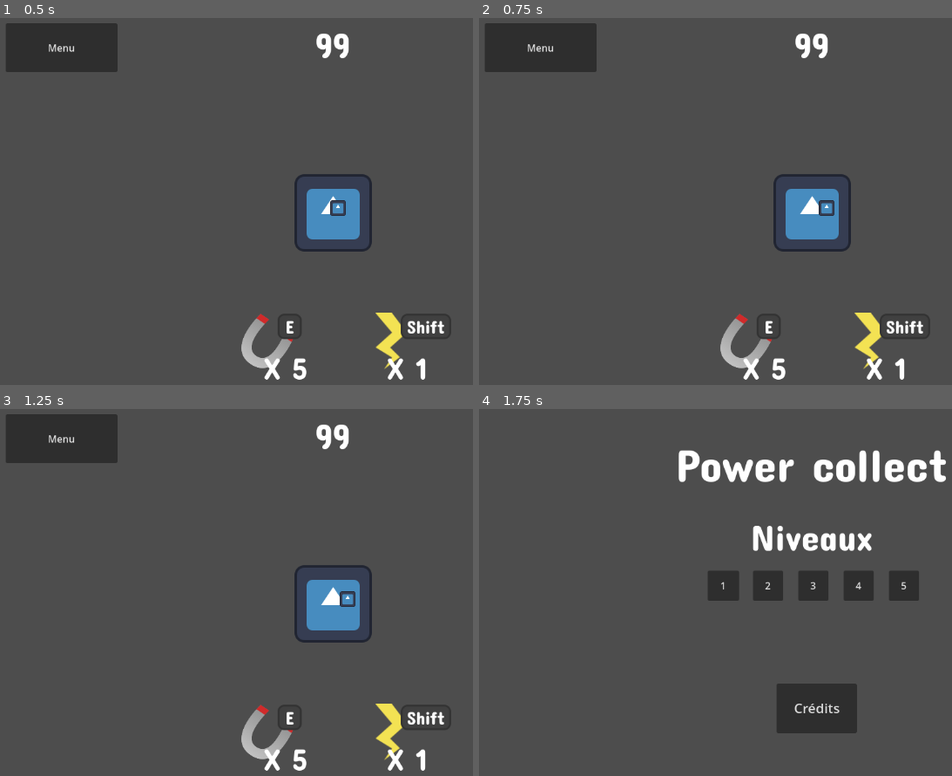
Above: before the commit, frames 1-4 (two rows, left to right).
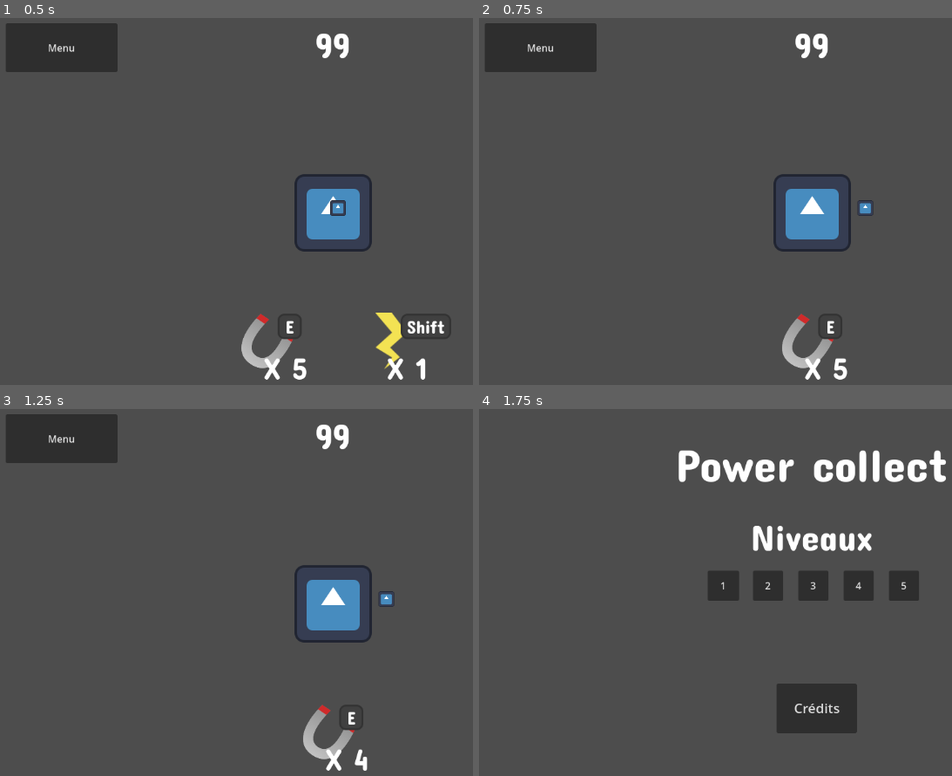
Above: after the commit, the same moments.

Repository: Sergueille/Collector
Game: Godot game, scene res://puzzle/tiles/test_puzzle.tscn
Same seed, same stepped clock (60 frames per second), same inputs: the game is played once before the commit and once after it. This scene is started directly instead of the project's main scene. The engine's default icon, where the game draws it, is replaced by a stand-in: a white triangle on a blue panel in a dark square.
Inputs:
- Up to frame 1 (0.5 s): no input
- Up to frame 2 (0.75 s): tap Enter at 0.5 s; hold D (right) from 0.53 s (still down); hold Shift (dash) from 0.53 s (still down)
- Up to frame 3 (1.25 s): keep holding D (right); keep holding Shift (dash); tap E (magnet) at 0.8 s
- Up to frame 4 (1.75 s): release D (right) at 1.25 s; release Shift (dash) at 1.25 s; click "Menu" at 1.25 s

Frame 1 is identical in both runs. In frame 2, 2.8% of the frame differs, in the area x 51-96%, y 49-99%; in frame 3, 2.8%; in frame 4, nothing differs.

Commit message:
Refactor dash utilization in player.gd
Just moved some code to a use_power_up function to avoid duplication

Diff:
--- a/player/player.gd
+++ b/player/player.gd
@@ -59,6 +59,8 @@
 		return
 	for power_up in get_children().filter(func(x): return x is PowerUp):
 		if power_up.type == type:
+			if type == Globals.PowerUp.DASH:
+				power_up.dash_direction = movement_direction
 			power_up.activate()
 	power_ups[type] -= 1
 	sender.send_power_up_used(type)
@@ -71,30 +73,20 @@
 func _input(event: InputEvent) -> void:
 	if moving:
 		return
-	var dash_direction := Vector2i.ZERO
-
 	if event.is_action_pressed("up"):
-		dash_direction = Vector2i(0, -1)
+		movement_direction = Vector2i(0, -1)
 	if event.is_action_pressed("right"):
-		dash_direction = Vector2i(1, 0)
+		movement_direction = Vector2i(1, 0)
 	if event.is_action_pressed("down"):
-		dash_direction = Vector2i(0, 1)
+		movement_direction = Vector2i(0, 1)
 	if event.is_action_pressed("left"):
-		dash_direction = Vector2i(-1, 0)
+		movement_direction = Vector2i(-1, 0)
 
 	# If a direction is pressed
-	if dash_direction != Vector2i.ZERO:
+	if movement_direction != Vector2i.ZERO:
 		# We check if shift is maintained
 		if Input.is_action_pressed("dash"):
-			for power_up in power_ups.values():
-				if power_up is Dash:
-					power_up.dash_direction = dash_direction
-					power_up.activate()
-		else:
-			# Else : just a normal movement
-			movement_direction = dash_direction
+			use_power_up(Globals.PowerUp.DASH)
 
 	elif event.is_action_pressed("magnet"): # Activation du magnet
-				for power_up in power_ups.values():
-					if power_up is Magnet:
-						power_up.activate()
+		use_power_up(Globals.PowerUp.MAGNET)
--- a/player/power_up/dash.gd
+++ b/player/power_up/dash.gd
@@ -20,6 +20,7 @@
 	var current := player.current_position
 	var next := current + dash_direction
 
+	# BUG player can dash through tiles with block property
 	while puzzle.tiles.has(next):
 		# NOT FINISHED : we have to stock the power up in the inventory
 		puzzle.tiles[next].set_activated(true)
--- a/puzzle/tile.gd
+++ b/puzzle/tile.gd
@@ -20,6 +20,7 @@
 
 func set_activated(activated: bool):
 	self.activated = activated
+	print("activated!! ", tile_position)
 	# TODO update tile visually
 	# it is possible to add an animation by instancing an animation
 	# scene just on top of the tile or something
--- a/puzzle/tiles/test_puzzle.tscn
+++ b/puzzle/tiles/test_puzzle.tscn
@@ -1,11 +1,10 @@
-[gd_scene load_steps=19 format=4 uid="uid://cfv5mcvdefe8n"]
+[gd_scene load_steps=18 format=4 uid="uid://cfv5mcvdefe8n"]
 
 [ext_resource type="PackedScene" uid="uid://dfrt0ougkb0aa" path="res://puzzle/puzzle.tscn" id="1_yiny1"]
 [ext_resource type="Texture2D" uid="uid://cs2482ewy1udk" path="res://icon.svg" id="2_gcyel"]
 [ext_resource type="PackedScene" uid="uid://dbq18lsil75me" path="res://player/player.tscn" id="3_g7gbl"]
 [ext_resource type="PackedScene" uid="uid://6f8e0sh8jlue" path="res://puzzle/tile.tscn" id="4_ot56v"]
 [ext_resource type="Script" uid="uid://bhgo8tgliywqc" path="res://puzzle/tiles/tile_resource.gd" id="5_alx6q"]
-[ext_resource type="PackedScene" uid="uid://i0lcw04uwkwe" path="res://puzzle/property/block.tscn" id="7_wbbi2"]
 [ext_resource type="PackedScene" uid="uid://0ghb8n7ykg2l" path="res://UI/ingame_ui.tscn" id="8_fmwml"]
 [ext_resource type="Script" uid="uid://dinkxp3xvx17q" path="res://util/signal_bus/signal_bus_receiver.gd" id="9_03wjf"]
 [ext_resource type="Script" uid="uid://b4ydaqmdutsgq" path="res://util/signal_bus/signal_bus_sender.gd" id="10_j1p52"]
@@ -120,10 +119,9 @@
 
 [sub_resource type="Resource" id="Resource_ego48"]
 script = ExtResource("5_alx6q")
-properties = Array[PackedScene]([ExtResource("7_wbbi2")])
-metadata/_custom_type_script = "uid://bhgo8tgliywqc"
-
-[node name="Puzzle" node_paths=PackedStringArray("player", "tiles", "tilemap", "ui") instance=ExtResource("1_yiny1")]
+metadata/_custom_type_script = "uid://bhgo8tgliywqc"
+
+[node name="Puzzle" node_paths=PackedStringArray("player", "tiles", "ui") instance=ExtResource("1_yiny1")]
 player = NodePath("Player")
 tiles = {
 Vector2i(-1, -1): NodePath("Tile3"),
@@ -132,9 +130,12 @@
 Vector2i(0, 0): NodePath("Tile"),
 Vector2i(0, 1): NodePath("Tile6"),
 Vector2i(1, 0): NodePath("Tile5"),
-Vector2i(1, 1): NodePath("Tile7")
+Vector2i(1, 1): NodePath("Tile7"),
+Vector2i(2, 0): NodePath("Tile8"),
+Vector2i(3, 0): NodePath("Tile9"),
+Vector2i(4, 0): NodePath("Tile10"),
+Vector2i(5, 0): NodePath("Tile11")
 }
-tilemap = NodePath("TileMapLayer")
 ui = NodePath("CanvasLayer/IngameUI")
 
 [node name="TileMapLayer" parent="." index="0"]
@@ -171,15 +172,75 @@
 [node name="Tile7" parent="." index="9" instance=ExtResource("4_ot56v")]
 data = SubResource("Resource_ego48")
 
-[node name="CanvasLayer" type="CanvasLayer" parent="." index="10"]
+[node name="Tile8" parent="." index="10" instance=ExtResource("4_ot56v")]
+data = SubResource("Resource_ego48")
+
+[node name="Tile9" parent="." index="11" instance=ExtResource("4_ot56v")]
+data = SubResource("Resource_ego48")
+
+[node name="Tile10" parent="." index="12" instance=ExtResource("4_ot56v")]
+data = SubResource("Resource_ego48")
+
+[node name="Tile11" parent="." index="13" instance=ExtResource("4_ot56v")]
+data = SubResource("Resource_ego48")
+
+[node name="Tile12" parent="." index="14" instance=ExtResource("4_ot56v")]
+data = SubResource("Resource_ego48")
+
+[node name="Tile13" parent="." index="15" instance=ExtResource("4_ot56v")]
+data = SubResource("Resource_ego48")
+
+[node name="Tile14" parent="." index="16" instance=ExtResource("4_ot56v")]
+data = SubResource("Resource_ego48")
+
+[node name="Tile15" parent="." index="17" instance=ExtResource("4_ot56v")]
+data = SubResource("Resource_ego48")
+
+[node name="Tile16" parent="." index="18" instance=ExtResource("4_ot56v")]
+data = SubResource("Resource_ego48")
+
+[node name="Tile17" parent="." index="19" instance=ExtResource("4_ot56v")]
+data = SubResource("Resource_ego48")
+
+[node name="Tile18" parent="." index="20" instance=ExtResource("4_ot56v")]
+data = SubResource("Resource_ego48")
+
+[node name="Tile19" parent="." index="21" instance=ExtResource("4_ot56v")]
+data = SubResource("Resource_ego48")
+
+[node name="Tile20" parent="." index="22" instance=ExtResource("4_ot56v")]
+data = SubResource("Resource_ego48")
+
+[node name="Tile21" parent="." index="23" instance=ExtResource("4_ot56v")]
+data = SubResource("Resource_ego48")
+
+[node name="Tile22" parent="." index="24" instance=ExtResource("4_ot56v")]
+data = SubResource("Resource_ego48")
+
+[node name="Tile23" parent="." index="25" instance=ExtResource("4_ot56v")]
+data = SubResource("Resource_ego48")
+
+[node name="Tile24" parent="." index="26" instance=ExtResource("4_ot56v")]
+data = SubResource("Resource_ego48")
+
+[node name="Tile25" parent="." index="27" instance=ExtResource("4_ot56v")]
+data = SubResource("Resource_ego48")
+
+[node name="Tile26" parent="." index="28" instance=ExtResource("4_ot56v")]
+data = SubResource("Resource_ego48")
+
+[node name="Tile27" parent="." index="29" instance=ExtResource("4_ot56v")]
+data = SubResource("Resource_ego48")
+
+[node name="CanvasLayer" type="CanvasLayer" parent="." index="30"]
 
 [node name="IngameUI" parent="CanvasLayer" index="0" instance=ExtResource("8_fmwml")]
 
-[node name="SignalBusReceiver" type="Node" parent="." index="11"]
+[node name="SignalBusReceiver" type="Node" parent="." index="31"]
 script = ExtResource("9_03wjf")
 metadata/_custom_type_script = "uid://dinkxp3xvx17q"
 
-[node name="SignalBusSender" type="Node" parent="." index="12"]
+[node name="SignalBusSender" type="Node" parent="." index="32"]
 script = ExtResource("10_j1p52")
 metadata/_custom_type_script = "uid://b4ydaqmdutsgq"
 
